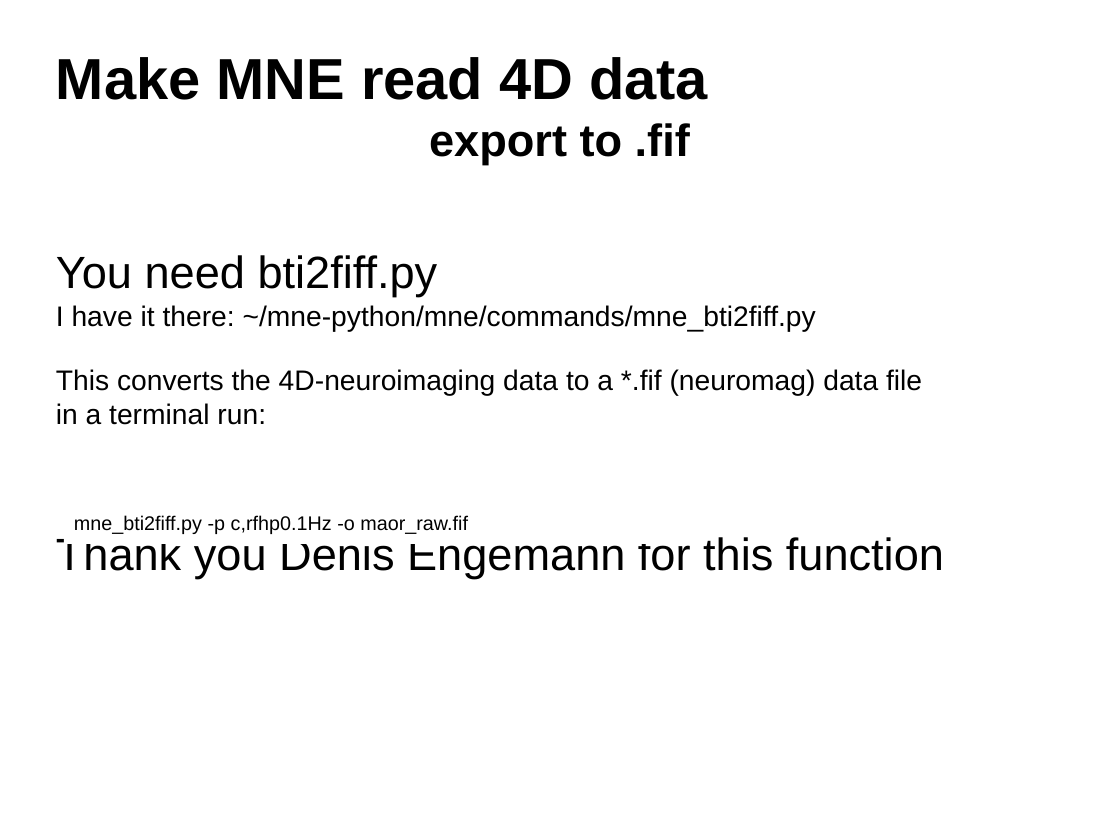
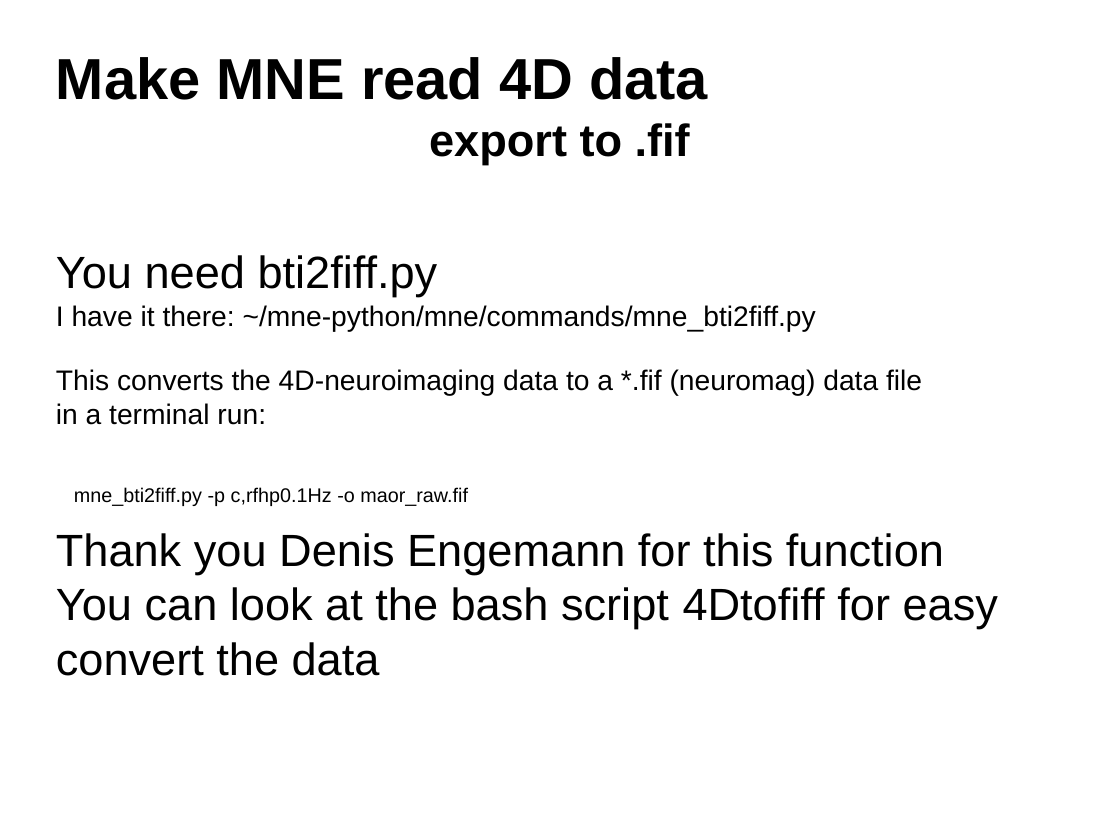
Before and after one commit to yuval-harpaz/MNE4D, a slide deck: slide 5 of docs/MNE_4D_data.pptx. Drawn at 1120x840 pixels with LibreOffice and Linux fonts; fonts in the diff are those of the drawing; background and template pictures are left out. Boxes give left, top, right and bottom in pixels: in the first picture for what was removed or moved away, otherwise in the second. Text is boxed around its words. In the diff, an @@ line names an element or a change of style, - is before the commit and + after.

Commit message:
filter data, read events from file

```diff
--- a/docs/MNE_4D_data.pptx
+++ b/docs/MNE_4D_data.pptx
@@ text "mne_bti2fiff.py -p c,rfhp0.1Hz -o maor_raw.fif" moved from (x1=74, y1=515, x2=468, y2=534) to (x1=74, y1=487, x2=468, y2=506) @@
@@ text at (x1=56, y1=587, x2=998, y2=676): paragraph added @@
+You can look at the bash script 4Dtofiff for easy convert the data
```
Also in this commit, not shown: 5 other slides changed, 3 slides added, 4 other files.
